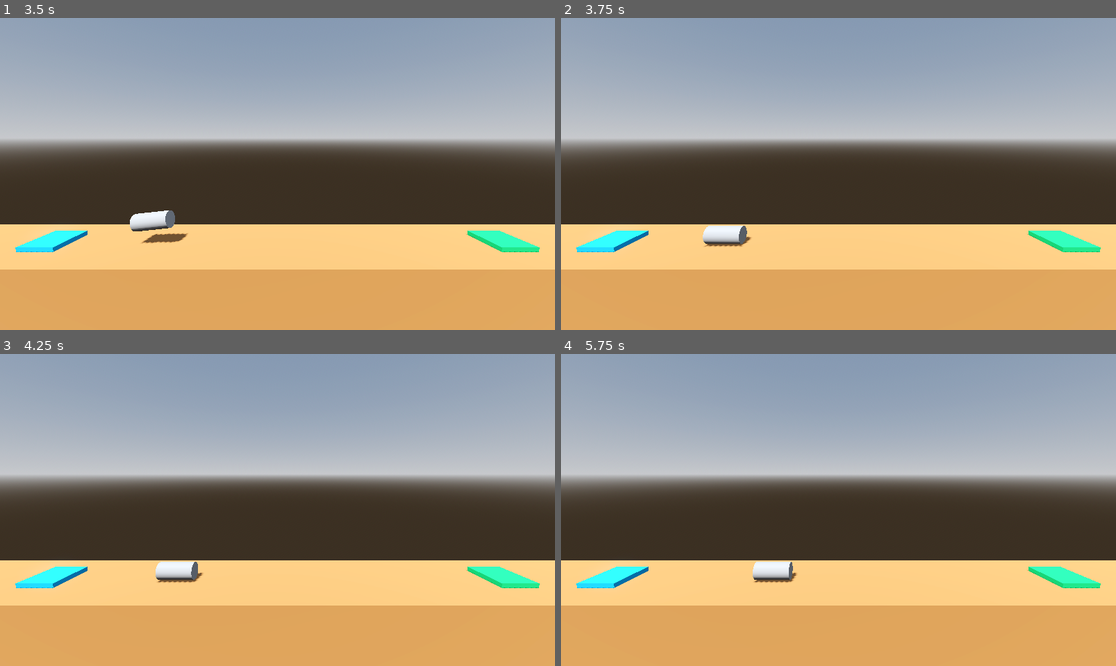
Above: before the commit, frames 1-4 (two rows, left to right).
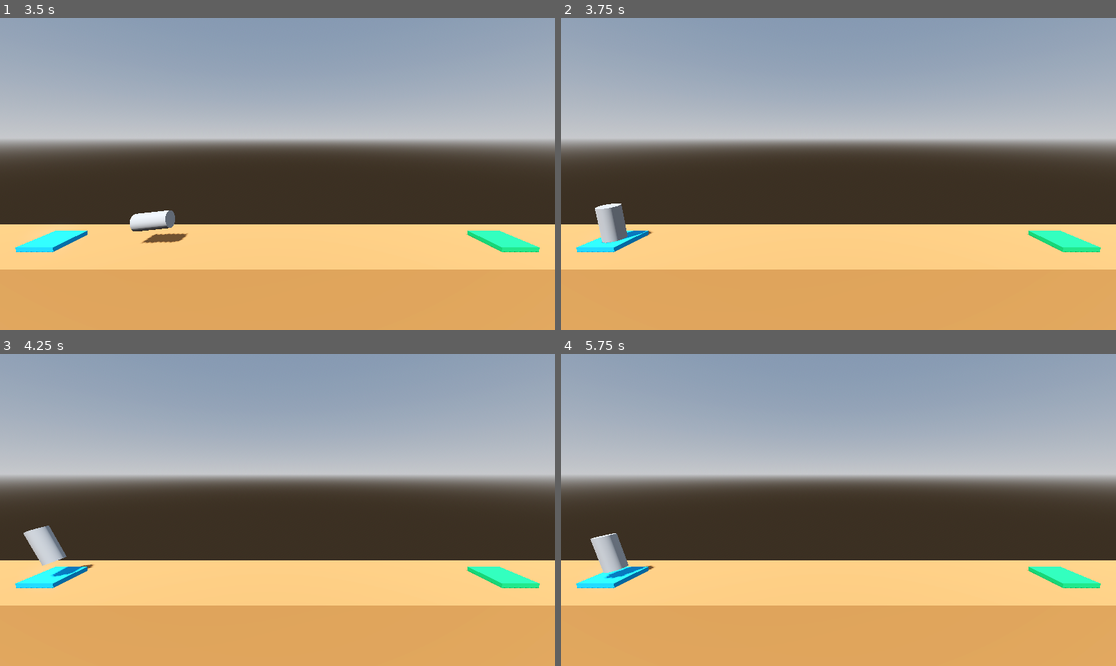
Above: after the commit, the same moments.

Repository: LukasVasi/godot-project-boost
Game: Godot game, scene res://levels/level_1.tscn
The game is run twice, just before and just after one commit, with the same random seed, the same clock (stepped at 60 frames per second) and the same inputs. Before the commit the project starts from res://level/level.tscn.
Inputs:
- Up to frame 1 (3.5 s): tap Enter at 0.5 s; hold D (rotate_right) 0.53-1.28 s; hold W (boost) 0.53-1.28 s; hold A (rotate_left) 1.28-2.03 s; tap W (boost) at 1.35, 2.85 s; hold W (boost) 2.03-2.78 s; hold D (rotate_right) from 2.03 s (still down)
- Up to frame 2 (3.75 s): release D (rotate_right) at 3.53 s; hold A (rotate_left) from 3.53 s (still down); hold W (boost) from 3.53 s (still down)
- Up to frame 3 (4.25 s): keep holding A (rotate_left); keep holding W (boost)
- Up to frame 4 (5.75 s): keep holding A (rotate_left); release W (boost) at 4.28 s; tap W (boost) at 4.35 s; hold W (boost) from 5.03 s (still down)

Frame 1 is identical in both runs. In frame 2, 1.1% of the frame differs, in the area x 6-35%, y 59-74%; in frame 3, 1.2%, in the area x 4-37%, y 55-74%; in frame 4, 1.2%.

Commit message:
Added collision detection and additional level prototypes

Diff:
--- /dev/null
+++ b/landing_pad.gd
@@ -0,0 +1,5 @@
+class_name LandingPad
+extends CSGBox3D
+
+## The file path to the scene containing the next level
+@export_file("*.tscn") var next_level_path
--- a/level/level.tscn
+++ b/levels/level_1.tscn
@@ -1,6 +1,7 @@
-[gd_scene load_steps=8 format=3 uid="uid://bpsjxp56sx76b"]
+[gd_scene load_steps=9 format=3 uid="uid://bpsjxp56sx76b"]
 
-[ext_resource type="PackedScene" uid="uid://cb7xn3320rath" path="res://player.tscn" id="1_utqi6"]
+[ext_resource type="PackedScene" uid="uid://cb7xn3320rath" path="res://player.tscn" id="1_ho1rs"]
+[ext_resource type="Script" path="res://landing_pad.gd" id="2_ejkfk"]
 
 [sub_resource type="ProceduralSkyMaterial" id="ProceduralSkyMaterial_as60p"]
 sky_horizon_color = Color(0.64625, 0.65575, 0.67075, 1)
@@ -33,10 +34,10 @@
 transform = Transform3D(-0.866025, -0.433013, 0.25, 0, 0.5, 0.866025, -0.5, 0.75, -0.433013, 0, 0, 0)
 shadow_enabled = true
 
-[node name="Player" parent="." instance=ExtResource("1_utqi6")]
+[node name="Player" parent="." instance=ExtResource("1_ho1rs")]
 transform = Transform3D(1, 0, 0, 0, 1, 0, 0, 0, 1, 13, 1.125, 0)
 
-[node name="Ground" type="CSGBox3D" parent="."]
+[node name="Ground" type="CSGBox3D" parent="." groups=["Hazard"]]
 transform = Transform3D(1, 0, 0, 0, 1, 0, 0, 0, 1, 0, -4, 0)
 use_collision = true
 size = Vector3(50, 8, 5)
@@ -48,11 +49,13 @@
 size = Vector3(2, 0.25, 2)
 material = SubResource("StandardMaterial3D_o6mdg")
 
-[node name="LandingPad" type="CSGBox3D" parent="."]
+[node name="LandingPad" type="CSGBox3D" parent="." groups=["Goal"]]
 transform = Transform3D(1, 0, 0, 0, 1, 0, 0, 0, 1, -13, 0.125, 0)
 use_collision = true
 size = Vector3(2, 0.25, 2)
 material = SubResource("StandardMaterial3D_00hso")
+script = ExtResource("2_ejkfk")
+next_level_path = "res://levels/level_2.tscn"
 
 [node name="Camera3D" type="Camera3D" parent="."]
 transform = Transform3D(-1, 1.51808e-08, -8.60946e-08, 0, 0.984808, 0.173648, 8.74228e-08, 0.173648, -0.984808, 0, 6, -11)
--- /dev/null
+++ b/levels/level_2.tscn
@@ -0,0 +1,88 @@
+[gd_scene load_steps=12 format=3 uid="uid://bt2ne7krgude0"]
+
+[ext_resource type="PackedScene" uid="uid://cb7xn3320rath" path="res://player.tscn" id="1_875mc"]
+[ext_resource type="Script" path="res://landing_pad.gd" id="2_3yj10"]
+
+[sub_resource type="ProceduralSkyMaterial" id="ProceduralSkyMaterial_as60p"]
+sky_horizon_color = Color(0.64625, 0.65575, 0.67075, 1)
+ground_horizon_color = Color(0.64625, 0.65575, 0.67075, 1)
+
+[sub_resource type="Sky" id="Sky_7jvt3"]
+sky_material = SubResource("ProceduralSkyMaterial_as60p")
+
+[sub_resource type="Environment" id="Environment_8g4vc"]
+background_mode = 2
+sky = SubResource("Sky_7jvt3")
+tonemap_mode = 2
+glow_enabled = true
+
+[sub_resource type="StandardMaterial3D" id="StandardMaterial3D_fm46s"]
+albedo_color = Color(0.664074, 0.428349, 0.217795, 1)
+
+[sub_resource type="StandardMaterial3D" id="StandardMaterial3D_lmt6u"]
+albedo_color = Color(0.67286, 0.390982, 0.12351, 1)
+
+[sub_resource type="StandardMaterial3D" id="StandardMaterial3D_wv5be"]
+albedo_color = Color(0.549325, 0.34806, 0.166864, 1)
+
+[sub_resource type="StandardMaterial3D" id="StandardMaterial3D_h2ykc"]
+albedo_color = Color(0.63168, 0.442895, 0.29532, 1)
+
+[sub_resource type="StandardMaterial3D" id="StandardMaterial3D_o6mdg"]
+albedo_color = Color(5.39064e-06, 0.618762, 0.864244, 1)
+
+[sub_resource type="StandardMaterial3D" id="StandardMaterial3D_00hso"]
+albedo_color = Color(8.18223e-07, 0.68689, 0.338361, 1)
+
+[node name="Level" type="Node3D"]
+
+[node name="WorldEnvironment" type="WorldEnvironment" parent="."]
+environment = SubResource("Environment_8g4vc")
+
+[node name="DirectionalLight3D" type="DirectionalLight3D" parent="."]
+transform = Transform3D(-0.866025, -0.433013, 0.25, 0, 0.5, 0.866025, -0.5, 0.75, -0.433013, 0, 0, 0)
+shadow_enabled = true
+
+[node name="Player" parent="." instance=ExtResource("1_875mc")]
+transform = Transform3D(1, 0, 0, 0, 1, 0, 0, 0, 1, 13, 1.125, 0)
+
+[node name="Ground" type="CSGBox3D" parent="." groups=["Hazard"]]
+transform = Transform3D(1, 0, 0, 0, 1, 0, 0, 0, 1, 0, -4, 0)
+use_collision = true
+size = Vector3(50, 8, 5)
+material = SubResource("StandardMaterial3D_fm46s")
+
+[node name="Obstacle" type="CSGBox3D" parent="." groups=["Hazard"]]
+transform = Transform3D(1, 0, 0, 0, 1, 0, 0, 0, 1, -1, 2, 0.5)
+use_collision = true
+size = Vector3(5, 4, 4)
+material = SubResource("StandardMaterial3D_lmt6u")
+
+[node name="Obstacle2" type="CSGBox3D" parent="." groups=["Hazard"]]
+transform = Transform3D(1, 0, 0, 0, 1, 0, 0, 0, 1, 1.653, 0.75, -0.75)
+use_collision = true
+size = Vector3(3, 1.5, 3)
+material = SubResource("StandardMaterial3D_wv5be")
+
+[node name="Obstacle3" type="CSGBox3D" parent="." groups=["Hazard"]]
+transform = Transform3D(1, 0, 0, 0, 1, 0, 0, 0, 1, -4, 1.25, 0.5)
+use_collision = true
+size = Vector3(2, 2.5, 3)
+material = SubResource("StandardMaterial3D_h2ykc")
+
+[node name="LaunchPad" type="CSGBox3D" parent="."]
+transform = Transform3D(1, 0, 0, 0, 1, 0, 0, 0, 1, 13, 0.125, 0)
+use_collision = true
+size = Vector3(2, 0.25, 2)
+material = SubResource("StandardMaterial3D_o6mdg")
+
+[node name="LandingPad" type="CSGBox3D" parent="." groups=["Goal"]]
+transform = Transform3D(1, 0, 0, 0, 1, 0, 0, 0, 1, -13, 0.125, 0)
+use_collision = true
+size = Vector3(2, 0.25, 2)
+material = SubResource("StandardMaterial3D_00hso")
+script = ExtResource("2_3yj10")
+next_level_path = "res://levels/level_3.tscn"
+
+[node name="Camera3D" type="Camera3D" parent="."]
+transform = Transform3D(-1, 1.51808e-08, -8.60946e-08, 0, 0.984808, 0.173648, 8.74228e-08, 0.173648, -0.984808, 0, 6, -11)
--- /dev/null
+++ b/levels/level_3.tscn
@@ -0,0 +1,105 @@
+[gd_scene load_steps=12 format=3 uid="uid://cvw0ohc13e7j2"]
+
+[ext_resource type="PackedScene" uid="uid://cb7xn3320rath" path="res://player.tscn" id="1_i1wli"]
+[ext_resource type="Script" path="res://landing_pad.gd" id="2_ukoxq"]
+
+[sub_resource type="ProceduralSkyMaterial" id="ProceduralSkyMaterial_as60p"]
+sky_horizon_color = Color(0.64625, 0.65575, 0.67075, 1)
+ground_horizon_color = Color(0.64625, 0.65575, 0.67075, 1)
+
+[sub_resource type="Sky" id="Sky_7jvt3"]
+sky_material = SubResource("ProceduralSkyMaterial_as60p")
+
+[sub_resource type="Environment" id="Environment_8g4vc"]
+background_mode = 2
+sky = SubResource("Sky_7jvt3")
+tonemap_mode = 2
+glow_enabled = true
+
+[sub_resource type="StandardMaterial3D" id="StandardMaterial3D_fm46s"]
+albedo_color = Color(0.664074, 0.428349, 0.217795, 1)
+
+[sub_resource type="StandardMaterial3D" id="StandardMaterial3D_lmt6u"]
+albedo_color = Color(0.67286, 0.390982, 0.12351, 1)
+
+[sub_resource type="StandardMaterial3D" id="StandardMaterial3D_wv5be"]
+albedo_color = Color(0.549325, 0.34806, 0.166864, 1)
+
+[sub_resource type="StandardMaterial3D" id="StandardMaterial3D_h2ykc"]
+albedo_color = Color(0.63168, 0.442895, 0.29532, 1)
+
+[sub_resource type="StandardMaterial3D" id="StandardMaterial3D_o6mdg"]
+albedo_color = Color(5.39064e-06, 0.618762, 0.864244, 1)
+
+[sub_resource type="StandardMaterial3D" id="StandardMaterial3D_00hso"]
+albedo_color = Color(8.18223e-07, 0.68689, 0.338361, 1)
+
+[node name="Level" type="Node3D"]
+
+[node name="WorldEnvironment" type="WorldEnvironment" parent="."]
+environment = SubResource("Environment_8g4vc")
+
+[node name="DirectionalLight3D" type="DirectionalLight3D" parent="."]
+transform = Transform3D(-0.866025, -0.433013, 0.25, 0, 0.5, 0.866025, -0.5, 0.75, -0.433013, 0, 0, 0)
+shadow_enabled = true
+
+[node name="Player" parent="." instance=ExtResource("1_i1wli")]
+transform = Transform3D(1, 0, 0, 0, 1, 0, 0, 0, 1, 13, 1.125, 0)
+
+[node name="Ground" type="CSGBox3D" parent="." groups=["Hazard"]]
+transform = Transform3D(1, 0, 0, 0, 1, 0, 0, 0, 1, 0, -4, 0)
+use_collision = true
+size = Vector3(50, 8, 5)
+material = SubResource("StandardMaterial3D_fm46s")
+
+[node name="Ceiling" type="CSGBox3D" parent="." groups=["Hazard"]]
+transform = Transform3D(1, 0, 0, 0, 1, 0, 0, 0, 1, 0, 13.4455, 0)
+use_collision = true
+size = Vector3(50, 8, 5)
+material = SubResource("StandardMaterial3D_fm46s")
+
+[node name="Obstacle" type="CSGBox3D" parent="." groups=["Hazard"]]
+transform = Transform3D(1, 0, 0, 0, 1, 0, 0, 0, 1, 0.389556, 1.5, 0.0868983)
+use_collision = true
+size = Vector3(4, 3, 4)
+material = SubResource("StandardMaterial3D_lmt6u")
+
+[node name="Obstacle2" type="CSGBox3D" parent="." groups=["Hazard"]]
+transform = Transform3D(1, 0, 0, 0, 1, 0, 0, 0, 1, 2.5, 1, 0.5)
+use_collision = true
+size = Vector3(4, 2, 3)
+material = SubResource("StandardMaterial3D_wv5be")
+
+[node name="Obstacle3" type="CSGBox3D" parent="." groups=["Hazard"]]
+transform = Transform3D(1, 0, 0, 0, 1, 0, 0, 0, 1, -2, 1.25, 0.5)
+use_collision = true
+size = Vector3(2, 4, 3)
+material = SubResource("StandardMaterial3D_h2ykc")
+
+[node name="Obstacle4" type="CSGBox3D" parent="." groups=["Hazard"]]
+transform = Transform3D(1, 0, 0, 0, 1, 0, 0, 0, 1, 6, 8.53246, 0.5)
+use_collision = true
+size = Vector3(3, 2, 3)
+material = SubResource("StandardMaterial3D_lmt6u")
+
+[node name="Obstacle5" type="CSGBox3D" parent="." groups=["Hazard"]]
+transform = Transform3D(1, 0, 0, 0, 1, 0, 0, 0, 1, 8, 8, 0.5)
+use_collision = true
+size = Vector3(2, 3, 2)
+material = SubResource("StandardMaterial3D_h2ykc")
+
+[node name="LaunchPad" type="CSGBox3D" parent="."]
+transform = Transform3D(1, 0, 0, 0, 1, 0, 0, 0, 1, 13, 0.125, 0)
+use_collision = true
+size = Vector3(2, 0.25, 2)
+material = SubResource("StandardMaterial3D_o6mdg")
+
+[node name="LandingPad" type="CSGBox3D" parent="." groups=["Goal"]]
+transform = Transform3D(1, 0, 0, 0, 1, 0, 0, 0, 1, -13, 0.125, 0)
+use_collision = true
+size = Vector3(2, 0.25, 2)
+material = SubResource("StandardMaterial3D_00hso")
+script = ExtResource("2_ukoxq")
+
+[node name="Camera3D" type="Camera3D" parent="."]
+transform = Transform3D(-1, 1.51808e-08, -8.60946e-08, 0, 0.984808, 0.173648, 8.74228e-08, 0.173648, -0.984808, 0, 6, -11)
--- a/player.gd
+++ b/player.gd
@@ -1,10 +1,16 @@
 class_name Player
 extends RigidBody3D
+
+## The magnitude of the force applied when boosting
+@export var boost_force: float = 1000
+
+## The magnituted of the torque applied when rotating
+@export var rotation_torque: float = 100
 
 func _physics_process(delta: float) -> void:
 	if Input.is_action_pressed("boost"):
 		var local_up: Vector3 = basis.y
-		apply_central_force(local_up * delta * 1000)
+		apply_central_force(local_up * delta * boost_force)
 
 	var torque_vector: Vector3 = Vector3.ZERO
 
@@ -14,4 +20,24 @@
 	if Input.is_action_pressed("rotate_right"):
 		torque_vector += Vector3.BACK
 
-	apply_torque(torque_vector * delta * 100)
+	apply_torque(torque_vector * delta * rotation_torque)
+
+
+func _on_body_entered(body: Node) -> void:
+	if body.is_in_group("Goal"):
+		# Check if there is a next level
+		if "next_level_path" in body and body.next_level_path:
+			print("Level complete!")
+			_complete_level(body.next_level_path)
+		else:
+			print("You win!")
+
+	if body.is_in_group("Hazard"):
+		_handle_crash()
+
+func _handle_crash() -> void:
+	print("You crashed")
+	get_tree().reload_current_scene()
+
+func _complete_level(next_level_path: String) -> void:
+	get_tree().change_scene_to_file(next_level_path)
--- a/player.tscn
+++ b/player.tscn
@@ -10,6 +10,8 @@
 axis_lock_linear_z = true
 axis_lock_angular_x = true
 axis_lock_angular_y = true
+max_contacts_reported = 8
+contact_monitor = true
 linear_damp = 1.0
 angular_damp = 3.0
 script = ExtResource("1_gabim")
@@ -19,3 +21,5 @@
 
 [node name="CollisionShape3D" type="CollisionShape3D" parent="."]
 shape = SubResource("CylinderShape3D_2fy6h")
+
+[connection signal="body_entered" from="." to="." method="_on_body_entered"]
--- a/project.godot
+++ b/project.godot
@@ -11,7 +11,7 @@
 [application]
 
 config/name="Project Boost"
-run/main_scene="res://level/level.tscn"
+run/main_scene="res://levels/level_1.tscn"
 config/features=PackedStringArray("4.2", "Forward Plus")
 config/icon="res://icon.svg"
 
